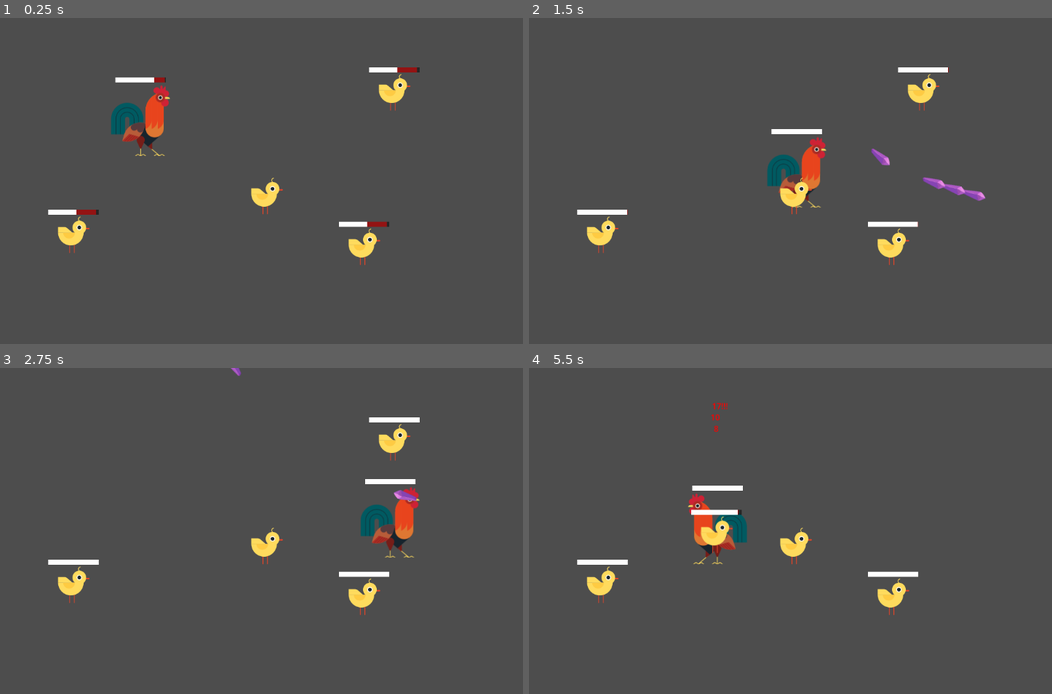
Above: before the commit, frames 1-4 (two rows, left to right).
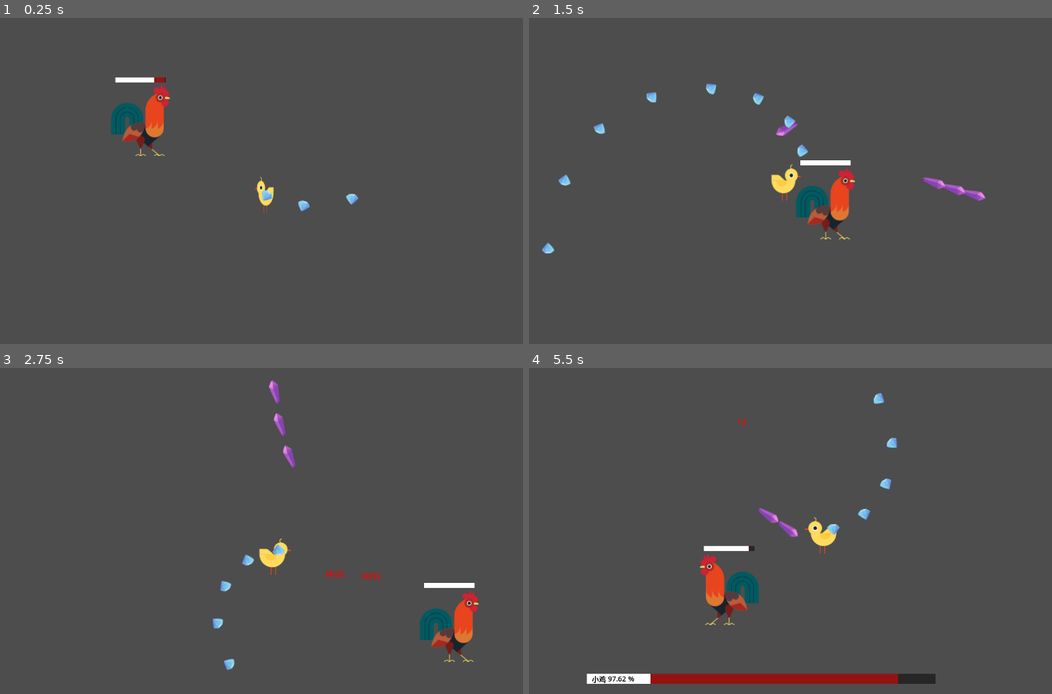
Above: after the commit, the same moments.

Repository: Rundll86/ChickenVSBear
Game: Godot game, scene res://components/Scenes/World.tscn
Same seed, same stepped clock (60 frames per second), same inputs: the game is played once before the commit and once after it.
Inputs (mouse positions are in pixels of both pictures, inside the frame that each line leads up to):
- Up to frame 1 (0.25 s): no input
- Up to frame 2 (1.5 s): move the mouse to (889, 164) at 0.52 s; press the mouse at (889, 164) at 0.53 s; hold D (m_right) 0.53-1.28 s; right-click (889, 164) at 0.8 s; move the mouse to (644, 197) at 1.27 s; release the mouse at (644, 197) at 1.28 s; hold S (m_down) from 1.28 s (still down); right-click (644, 197) at 1.35 s
- Up to frame 3 (2.75 s): click (115, 547) at 1.55 s; move the mouse to (292, 459) at 2.02 s; release S (m_down) at 2.03 s; press the mouse at (292, 459) at 2.03 s; hold D (m_right) from 2.03 s (still down); right-click (292, 459) at 2.3 s
- Up to frame 4 (5.5 s): move the mouse to (732, 596) at 2.77 s; release D (m_right) at 2.78 s; release the mouse at (732, 596) at 2.78 s; hold W (m_up) 2.78-3.53 s; right-click (732, 596) at 2.85 s; click (732, 596) at 3.05 s; move the mouse to (936, 579) at 3.52 s; press the mouse at (936, 579) at 3.53 s; hold A (m_left) 3.53-5.03 s; right-click (936, 579) at 3.8 s; move the mouse to (586, 482) at 4.27 s; release the mouse at (586, 482) at 4.28 s; right-click (586, 482) at 4.35 s; click (586, 482) at 4.55 s; move the mouse to (790, 531) at 5.02 s; press the mouse at (790, 531) at 5.03 s; hold S (m_down) from 5.03 s (still down); right-click (790, 531) at 5.3 s

The runs differ from the first frame. In frame 1, 1.8% of the frame differs, in the area x 9-81%, y 15-76%; in frame 2, 4.6%; in frame 3, 5.2%; in frame 4, 6.8%, in the area x 9-78%, y 7-97%.

Commit message:
feat: 添加新的角色Hen，更新Chick角色的攻击逻辑，增强Boss状态条和子弹功能

Diff:
--- /dev/null
+++ b/components/Bullets/Diamond.tscn
@@ -0,0 +1,23 @@
+[gd_scene load_steps=5 format=3 uid="uid://dbqrmirh6qi7s"]
+
+[ext_resource type="PackedScene" uid="uid://crtdkysmnkith" path="res://components/Abstracts/BulletBase.tscn" id="1_8udva"]
+[ext_resource type="Texture2D" uid="uid://dfptmc7clhtx7" path="res://resources/bullets/diamond/frames/0.svg" id="2_txmup"]
+[ext_resource type="Script" path="res://scripts/Contents/Bullets/Diamond.gd" id="2_yxtyj"]
+
+[sub_resource type="SpriteFrames" id="SpriteFrames_oj6iy"]
+animations = [{
+"frames": [{
+"duration": 1.0,
+"texture": ExtResource("2_txmup")
+}],
+"loop": true,
+"name": &"default",
+"speed": 5.0
+}]
+
+[node name="Diamond" instance=ExtResource("1_8udva")]
+script = ExtResource("2_yxtyj")
+lifeDistance = 500.0
+
+[node name="texture" parent="." index="0"]
+sprite_frames = SubResource("SpriteFrames_oj6iy")
--- a/components/Characters/Chick.tscn
+++ b/components/Characters/Chick.tscn
@@ -39,6 +39,9 @@
 sprite_frames = SubResource("SpriteFrames_xji3d")
 animation = &"walk"
 
+[node name="normal" type="Node2D" parent="texture/weapons" index="0"]
+position = Vector2(30, -12)
+
 [node name="movebox" parent="." index="1"]
 shape = SubResource("RectangleShape2D_rn84j")
 
--- /dev/null
+++ b/components/Characters/Hen.tscn
@@ -0,0 +1,5 @@
+[gd_scene load_steps=2 format=3 uid="uid://c8h1abpbe6cww"]
+
+[ext_resource type="PackedScene" uid="uid://cvogxi7mktumf" path="res://components/Abstracts/EntityBase.tscn" id="1_twxai"]
+
+[node name="EntityBase" instance=ExtResource("1_twxai")]
--- a/components/Scenes/World.tscn
+++ b/components/Scenes/World.tscn
@@ -16,12 +16,3 @@
 [node name="chick" parent="." groups=["mobs"] instance=ExtResource("4_tnil0")]
 position = Vector2(644, 391)
 isBoss = true
-
-[node name="Chick" parent="." instance=ExtResource("4_tnil0")]
-position = Vector2(261, 468)
-
-[node name="Chick2" parent="." instance=ExtResource("4_tnil0")]
-position = Vector2(837, 492)
-
-[node name="Chick3" parent="." instance=ExtResource("4_tnil0")]
-position = Vector2(897, 185)
--- /dev/null
+++ b/scripts/Contents/Bullets/Diamond.gd
@@ -0,0 +1,6 @@
+extends BulletBase
+class_name Diamond
+
+func ai():
+	rotation_degrees += 1
+	forward(Vector2.from_angle(rotation))
--- a/scripts/Contents/Characters/Chick.gd
+++ b/scripts/Contents/Characters/Chick.gd
@@ -1,6 +1,17 @@
 extends EntityBase
 class_name Chick
 
+var angle = 0
 func _ready():
 	fields[FieldStore.Entity.MAX_HEALTH] = 1000
+	fields[FieldStore.Entity.MOVEMENT_SPEED] = 0.25
 	super._ready()
+
+func ai():
+	move(currentFocusedBoss.position - position)
+	if tryAttack(0):
+		angle += 20
+func attack(type):
+	if type == 0:
+		var weaponPos = findWeaponAnchor("normal")
+		BulletBase.generate(preload("res://components/Bullets/Diamond.tscn"), self, weaponPos, deg_to_rad(angle))
--- a/scripts/Contents/Characters/Rooster.gd
+++ b/scripts/Contents/Characters/Rooster.gd
@@ -22,4 +22,4 @@
 	move(Vector2(
 		Input.get_axis("m_left", "m_right"),
 		Input.get_axis("m_up", "m_down")
-	) * 6, true)
+	) * 8, true)
--- a/scripts/Statemachine/BossBar.gd
+++ b/scripts/Statemachine/BossBar.gd
@@ -6,6 +6,6 @@
 
 func _process(delta):
 	super._process(delta)
-	if entity:
+	if is_instance_valid(entity):
 		nameLabel.text = entity.displayName
 		valueLabel.text = "%.2f" % (entity.health / entity.fields[FieldStore.Entity.MAX_HEALTH] * 100)
--- a/scripts/Statemachine/BulletBase.gd
+++ b/scripts/Statemachine/BulletBase.gd
@@ -31,7 +31,7 @@
 	var entity: EntityBase = EntityTool.fromHurtbox(target)
 	if !entity || !launcher: return
 	if entity == launcher: return
-	if GameRule.allowFriendlyFire:
+	if !GameRule.allowFriendlyFire:
 		if entity.isPlayer() == launcher.isPlayer(): return
 	entity.takeDamage(self, MathTool.rate(launcher.fields.get(FieldStore.Entity.CRIT_RATE)))
 	if !MathTool.rate(fullPenerate()):
--- a/scripts/Statemachine/EntityBase.gd
+++ b/scripts/Statemachine/EntityBase.gd
@@ -30,6 +30,8 @@
 func _ready():
 	health = fields.get(FieldStore.Entity.MAX_HEALTH)
 	statebar.visible = !isBoss
+	if !isPlayer():
+		currentFocusedBoss = get_tree().get_nodes_in_group("players")[0]
 func _process(_delta):
 	health = clamp(health, 0, fields.get(FieldStore.Entity.MAX_HEALTH))
 	animatree.set("parameters/blend_position", lerpf(animatree.get("parameters/blend_position"), lastDirection, 0.1))
@@ -40,7 +42,8 @@
 			sprinting = false
 	else:
 		velocity = Vector2.ZERO
-		ai()
+		if isPlayer() or is_instance_valid(currentFocusedBoss):
+			ai()
 	move_and_slide()
 
 # 通用方法
@@ -70,8 +73,10 @@
 		lastAttack = Time.get_ticks_msec()
 	return state
 func tryAttack(type: int):
-	if startCooldown():
+	var state = startCooldown()
+	if state:
 		attack(type)
+	return state
 func trySprint():
 	sprint()
 	sprinting = true
--- a/scripts/Statemachine/EntityStateBar.gd
+++ b/scripts/Statemachine/EntityStateBar.gd
@@ -6,6 +6,6 @@
 @onready var healthBar: ColorBar = $"%health"
 
 func _process(_delta):
-	if entity:
+	if is_instance_valid(entity):
 		healthBar.maxValue = entity.fields.get(FieldStore.Entity.MAX_HEALTH)
 		healthBar.setCurrent(entity.health)
